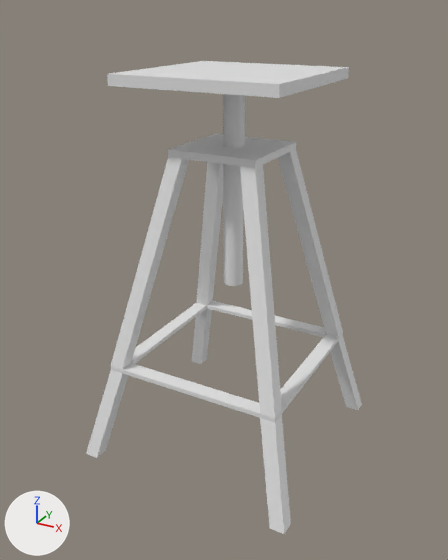
What one commit did to the FBX model FunkyVirtualParty_Unity/Assets/Models/3DPaint/SculptStand.fbx.
The view is the same before and after, from a 50 mm camera at (3.43, -6.48, 0.71) aimed at (-0.04, -0.17, -2.45). Lighting does not change. The marker at lower left points along +X, +Y and +Z. Where no turn or scale is listed for an object, it has been applied to the vertices.

The scene before the commit, as lines of its bpy script (objects in view):
```python
me_cube_001 = bpy.data.meshes.new('Cube.001')
me_cube_001.from_pydata(...)  # 121 vertices, 120 faces; spans x -1.46..1.46, y -1.46..1.46, z -3.99..0.88
me_cube_001.materials.append(mat_material)  # white #e7e7e7
ob_sculptstand = bpy.data.objects.new('SculptStand', me_cube_001)
ob_sculptstand.location = (0.0, 0.0, -0.82)
```
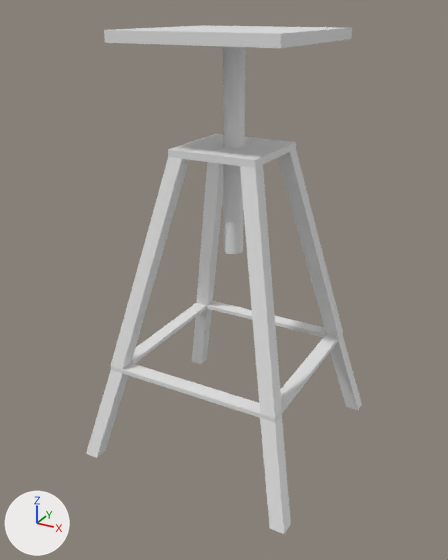
The change, as a list of edits to the scene's bpy script:
```text
Change me_cube_001:
    where me_cube_001.from_pydata(...)  # 121 vertices, 120 faces; spans x -1.46..1.46, y -1.46..1.46, z -3.99..0.88
    used by ob_sculptstand; location = (0.0, 0.0, -0.82)
    remove me_cube_001.materials.append(mat_material)  # white #e7e7e7
    me_cube_001 part 1: the loose piece of 33 vertices spanning x -0.13..0.13, y -0.13..0.13, z -1.71..0.84 is deleted
    me_cube_001 part 2: the loose piece of 8 vertices spanning x -1.0..1.0, y -1.0..1.0, z 0.76..0.88 is deleted
Add me_cube_002:
    me_cube_002.from_pydata(...)  # 41 vertices, 38 faces; spans x -1.0..1.0, y -1.0..1.0, z -1.27..1.32
Add ob_stand:
    ob_stand = bpy.data.objects.new('Stand', me_cube_002)
    ob_stand.location = (0.0, 0.0, -0.82)
```

Location of each change, (x1, y1, x2, y2) in pixels of the pictures (448 x 560 px):
'SculptStand', reshaped (15% shorter): before (86, 61, 362, 534); after (86, 134, 362, 534)
'Stand', added: after (104, 25, 352, 254)
part 1 of me_cube_001, deleted: before (223, 94, 245, 286)
part 2 of me_cube_001, deleted: before (107, 61, 349, 98)
